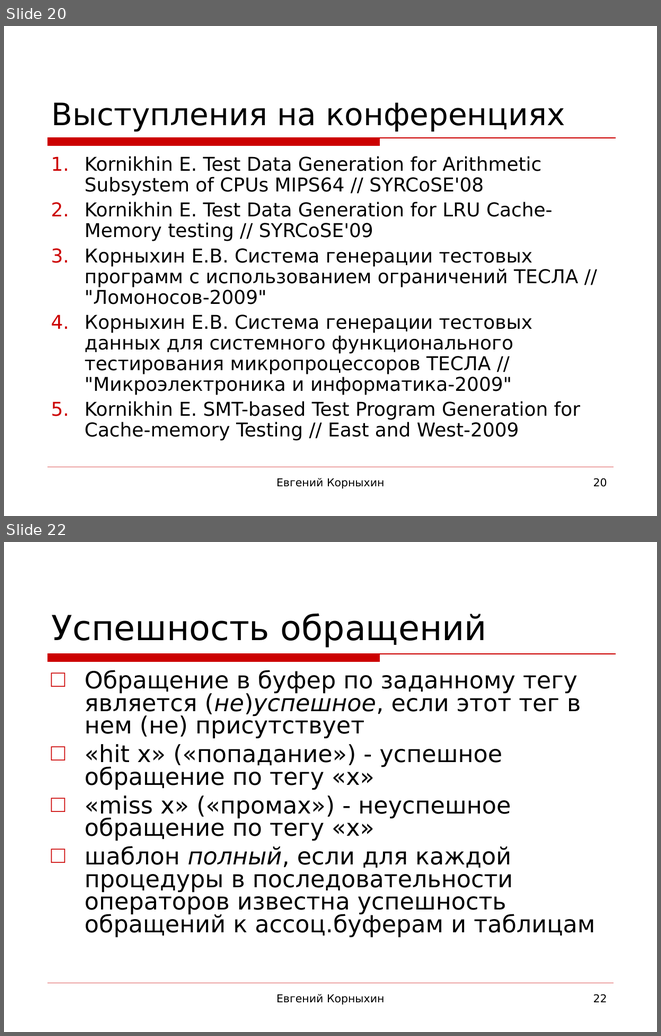
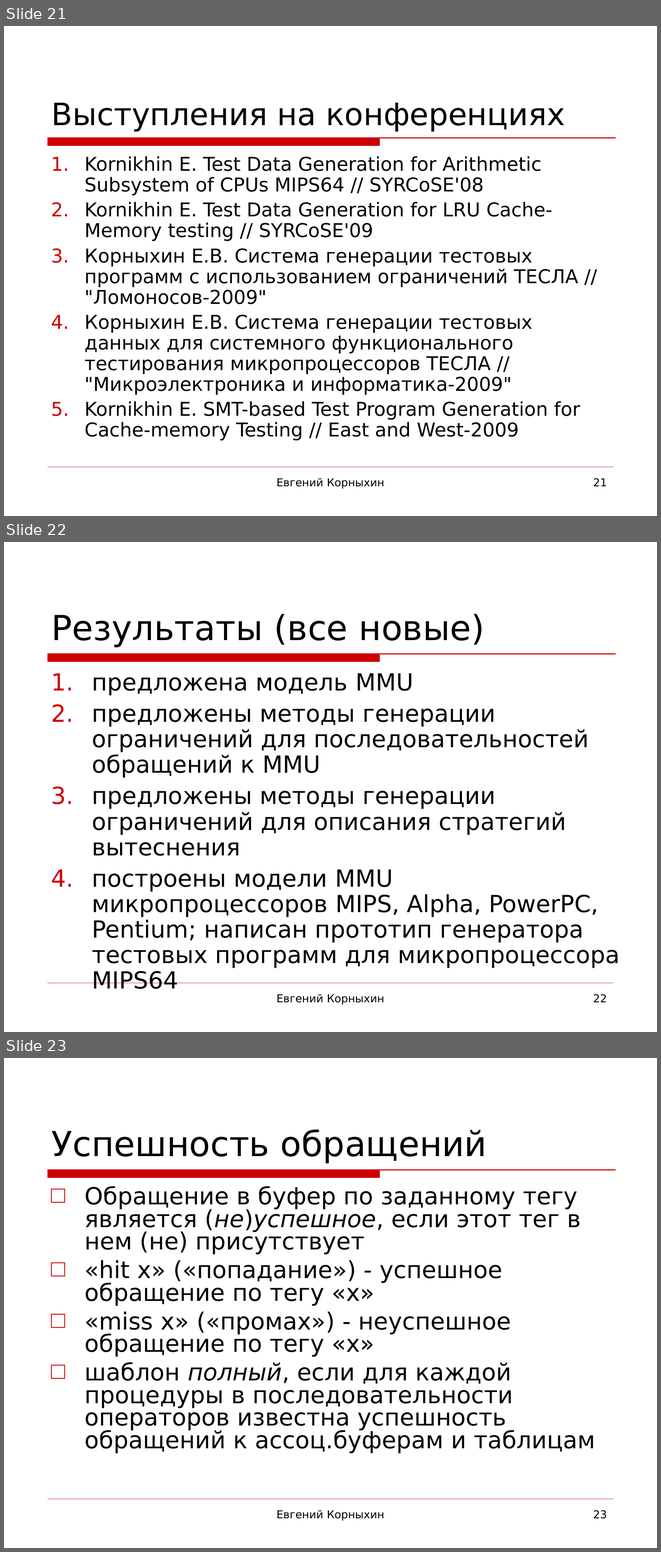
Before and after one commit to kornevgen/tesla-project, a slide deck: papers/THESIS/talks/Oct13 - ISP/isp-slides3.ppt. Shown one above the other, each under a label of ours: slides 20 and 22 before the commit, slides 21, 22 and 23 after it; the slides between them are not shown. The pictures are 661x1036 and 661x1552 pixels, drawn with LibreOffice and Linux fonts; fonts in the diff are those of the drawing; background and template pictures are left out. Boxes give left, top, right and bottom in pixels: in the first picture for what was removed or moved away, otherwise in the second. Text is boxed around its words. In the diff, an @@ line names an element or a change of style, - is before the commit and + after.

```diff
--- a/papers/THESIS/talks/Oct13 - ISP/isp-slides3.ppt
+++ b/papers/THESIS/talks/Oct13 - ISP/isp-slides3.ppt
@@ slide 22 added at box(4, 542, 657, 1032), background picture (left out); not listed: 2 template elements that a slide beside it also shows @@
@@ title added at box(52, 614, 484, 647), 38 pt, text #000000 @@
+Результаты (все новые)
@@ text added at box(92, 673, 620, 968), 26 pt, text #000000 @@
+1. предложена модель MMU
+2. предложены методы генерации ограничений для последовательностей обращений к MMU
+3. предложены методы генерации ограничений для описания стратегий вытеснения
+4. построены модели MMU микропроцессоров MIPS, Alpha, PowerPC, Pentium; написан прототип генератора тестовых программ для микропроцессора MIPS64
@@ text added at box(276, 994, 385, 1005), 12 pt, text #000000 @@
+Евгений Корныхин
@@ page number added at box(593, 994, 607, 1002), 12 pt, text #000000 @@
+22
@@ what was slide 20 is now slide 21 @@
@@ page number at box(593, 478, 607, 486): text changed @@
-20
+21
@@ what was slide 22 is now slide 23 @@
@@ page number at box(593, 1510, 607, 1519): text changed @@
-22
+23
```
Also in this commit, not shown: 2 slides changed.
